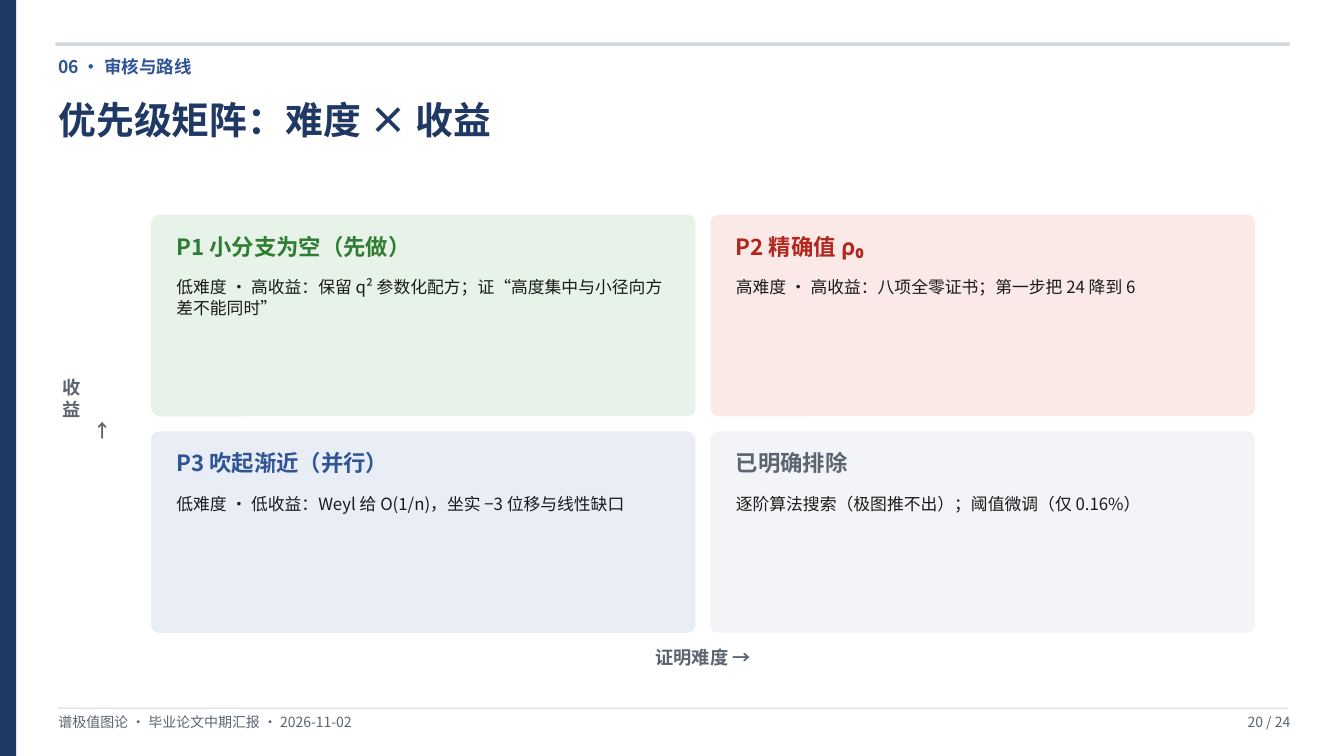
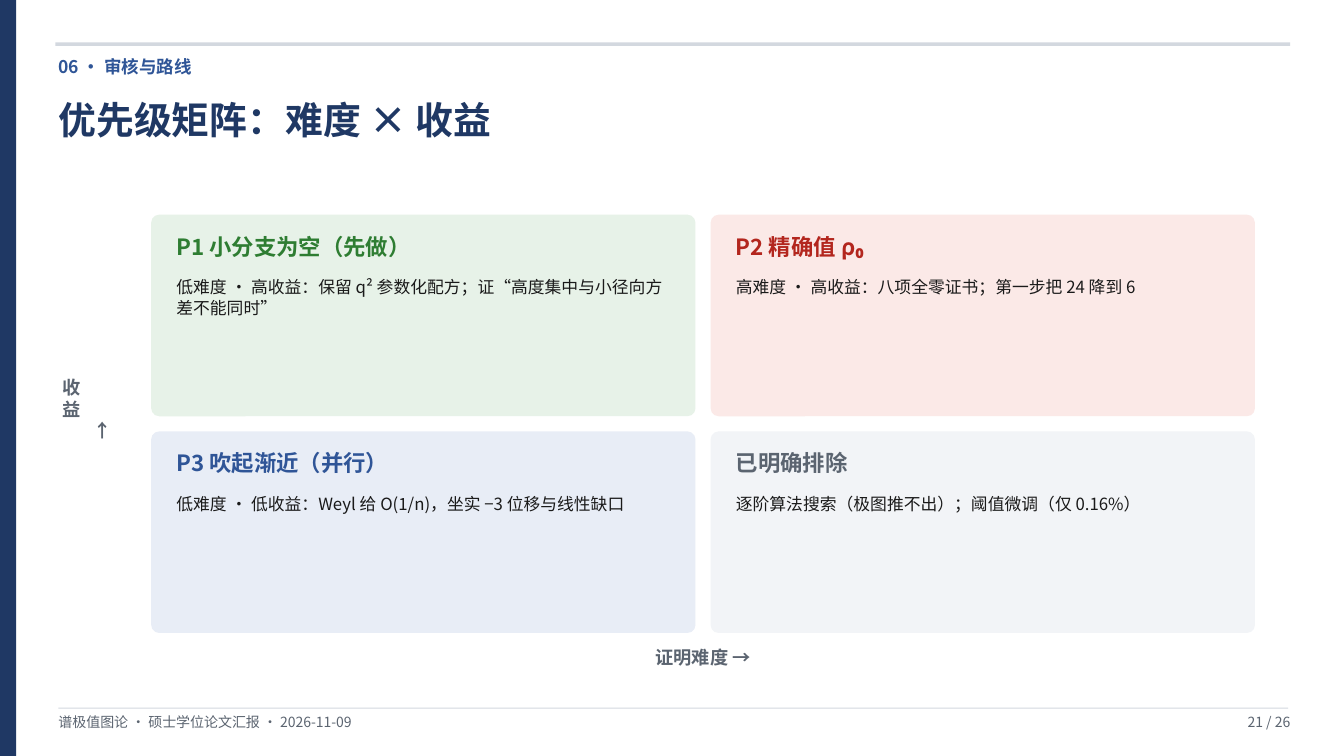
Before and after one commit to jhy28740-jhy/graph-theory-study, a slide deck: slide 22 of paper/reports/汇报_前三大特征值上界_20261102/汇报PPT_自编译_前三大特征值上界_20261102.pptx (slide 21 before the commit). Drawn at 1344x756 pixels with LibreOffice and Linux fonts; fonts in the diff are those of the drawing. Boxes give left, top, right and bottom in pixels: in the first picture for what was removed or moved away, otherwise in the second. Text is boxed around its words. In the diff, an @@ line names an element or a change of style, - is before the commit and + after.

```diff
--- a/paper/reports/汇报_前三大特征值上界_20261102/汇报PPT_自编译_前三大特征值上界_20261102.pptx
+++ b/paper/reports/汇报_前三大特征值上界_20261102/汇报PPT_自编译_前三大特征值上界_20261102.pptx
@@ text at (58, 715, 352, 728): text changed @@
-谱极值图论 · 毕业论文中期汇报 · 2026-11-02
+谱极值图论 · 硕士学位论文汇报 · 2026-11-09
@@ text at (1248, 716, 1291, 727): text changed @@
-20 / 24
+21 / 26
```
Also in this commit, not shown: 23 other slides changed, 2 slides added, 6 other files.
